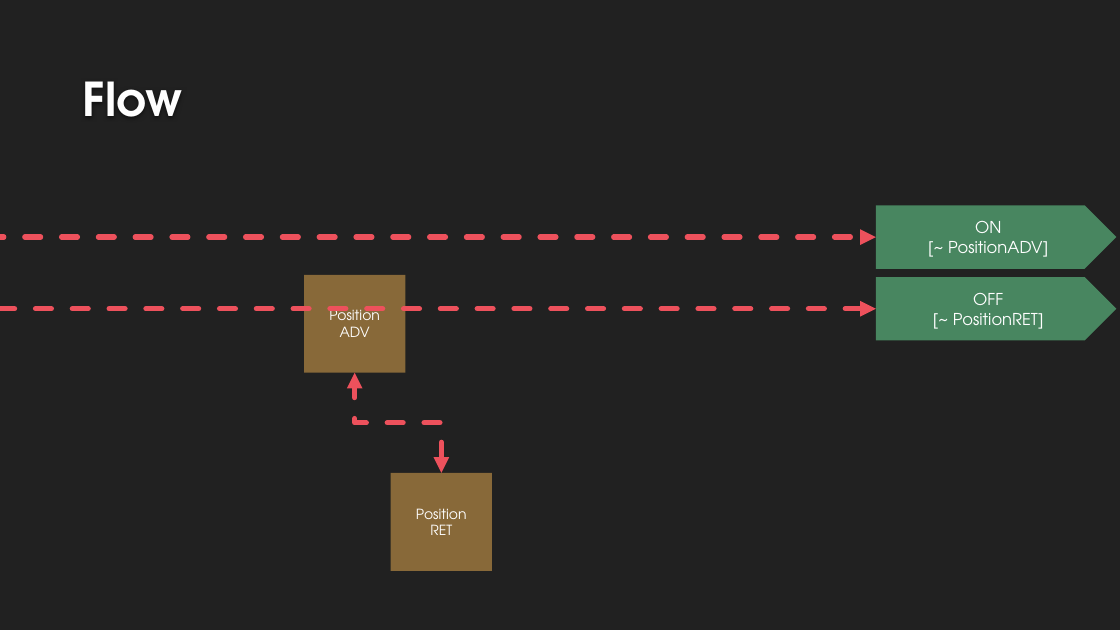
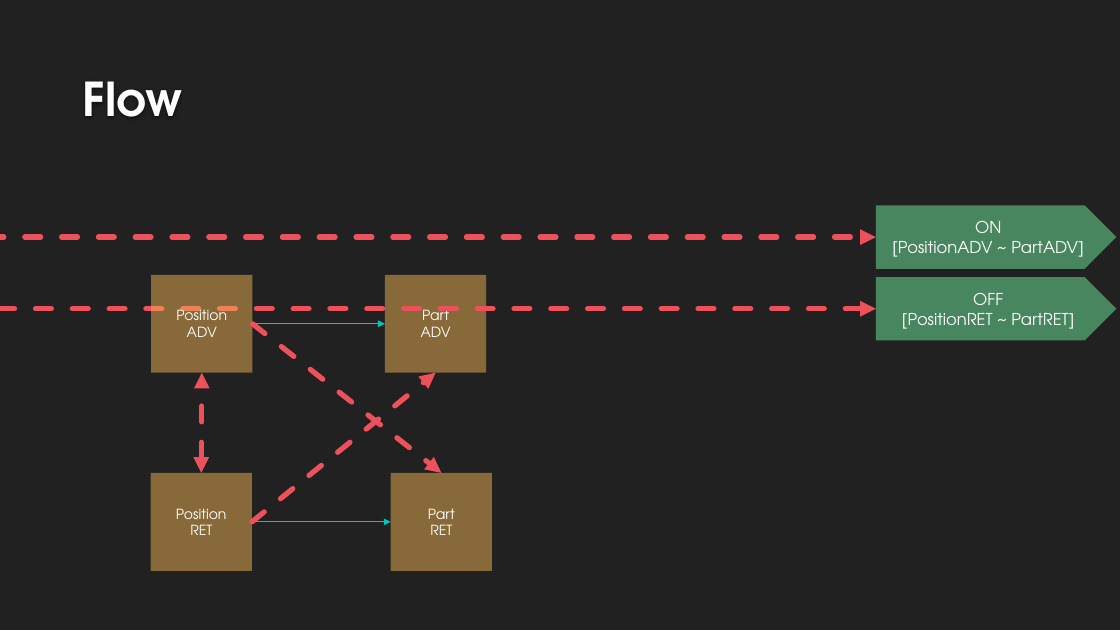
Before and after one commit to DualsoftDev/ds, a slide deck: slide 2 of DsDotNet/src/UnitTest/UnitTest.Model/ImportOfficeExample/Sample/Lib/Part/Sensor.pptx. Drawn at 1120x630 pixels with LibreOffice and Linux fonts; fonts in the diff are those of the drawing; background and template pictures are left out. Boxes give left, top, right and bottom in pixels: in the first picture for what was removed or moved away, otherwise in the second. Text is boxed around its words. In the diff, an @@ line names an element or a change of style, - is before the commit and + after.

```diff
--- a/DsDotNet/src/UnitTest/UnitTest.Model/ImportOfficeExample/Sample/Lib/Part/Sensor.pptx
+++ b/DsDotNet/src/UnitTest/UnitTest.Model/ImportOfficeExample/Sample/Lib/Part/Sensor.pptx
@@ text in pentagon arrow at [892, 241, 1083, 257]: text changed @@
-[~ PositionADV]
+[PositionADV ~ PartADV]
@@ rectangle added at [151, 275, 253, 373], fill #EFB251 at 50% opacity, 12 pt, text #FFFFFF @@
+Position
+ADV
@@ rectangle "Part": place and size @@
-rectangle "Part" at [304, 275, 406, 373]
+rectangle "Part" at [385, 275, 486, 373]
@@ arrow added from (253, 323) to (385, 323), #00C6BB 0.75 pt @@
@@ arrow added from (253, 323) to (441, 473), #ED515C 4.5 pt dashed @@
@@ text in rectangle at [422, 306, 449, 328]: text changed @@
-Position
+Part
@@ text in pentagon arrow at [902, 313, 1074, 329]: text changed @@
-[~ PositionRET]
+[PositionRET ~ PartRET]
@@ elbow double arrow moved from (441, 473) - (355, 373) to (202, 473) - (202, 373) @@
@@ arrow added from (252, 522) to (436, 373), #ED515C 4.5 pt dashed @@
@@ rectangle added at [150, 473, 252, 571], fill #EFB251 at 50% opacity, 12 pt, text #FFFFFF @@
+Position
+RET
@@ text in rectangle at [428, 508, 455, 526]: text changed @@
-Position
+Part
@@ arrow added from (252, 522) to (391, 522), #00C6BB 0.75 pt @@
```
Also in this commit, not shown: 16 other files.
